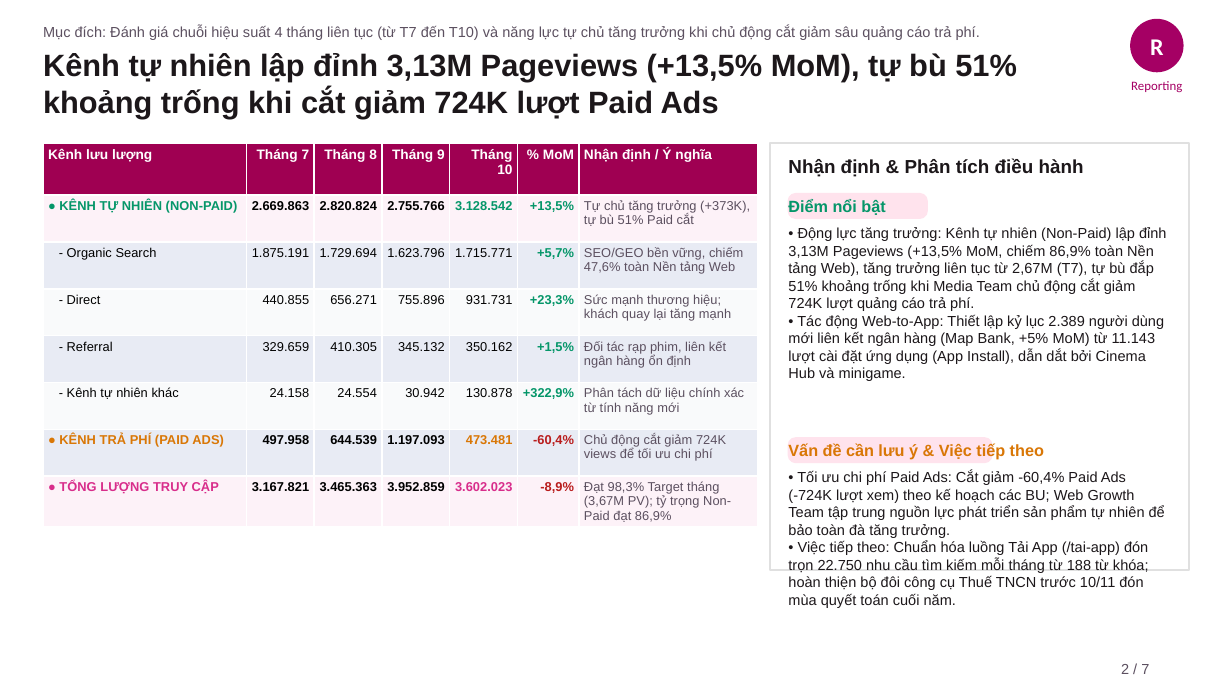
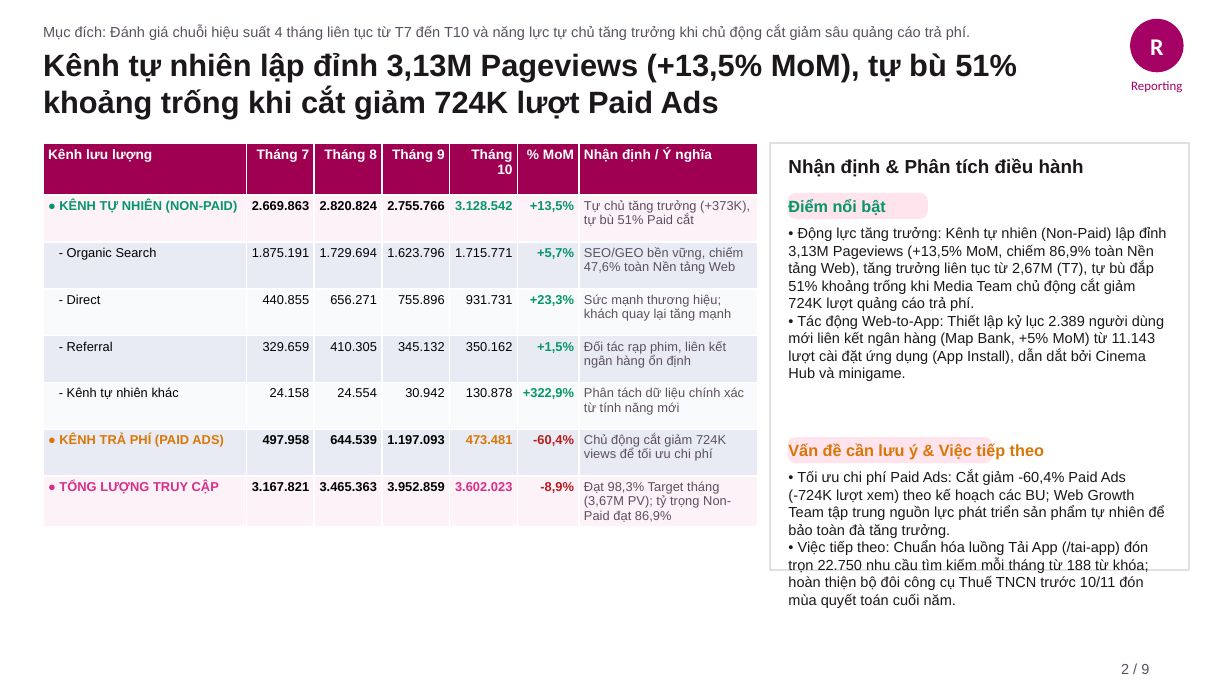
Before and after one commit to stormhoang/hienho-knowledgebase, a slide deck: slide 2 of 07_REPORTS/docs/presentations/Web_Platform_Thang_10_2026_Pyramid.pptx. Drawn at 1232x693 pixels with LibreOffice and Linux fonts; fonts in the diff are those of the drawing. Boxes give left, top, right and bottom in pixels: in the first picture for what was removed or moved away, otherwise in the second. Text is boxed around its words. In the diff, an @@ line names an element or a change of style, - is before the commit and + after.

```diff
--- a/07_REPORTS/docs/presentations/Web_Platform_Thang_10_2026_Pyramid.pptx
+++ b/07_REPORTS/docs/presentations/Web_Platform_Thang_10_2026_Pyramid.pptx
@@ text at bbox=[43, 26, 970, 40]: text changed @@
-Mục đích: Đánh giá chuỗi hiệu suất 4 tháng liên tục (từ T7 đến T10) và năng lực tự chủ tăng trưởng khi chủ động cắt giảm sâu quảng cáo trả phí.
+Mục đích: Đánh giá chuỗi hiệu suất 4 tháng liên tục từ T7 đến T10 và năng lực tự chủ tăng trưởng khi chủ động cắt giảm sâu quảng cáo trả phí.
@@ text at bbox=[1121, 664, 1149, 674]: text changed @@
-2 / 7
+2 / 9
```
Also in this commit, not shown: 5 other slides changed, 2 slides added, 5 other files.
